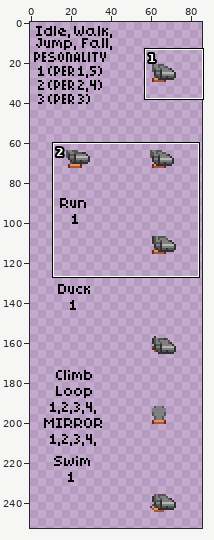
Edited in one commit: sprite sheet (items/armors/apex/apexnavy/chestf.png). The picture above shows the old version from afar; the outline marks the close-up.
Close-up. Before:
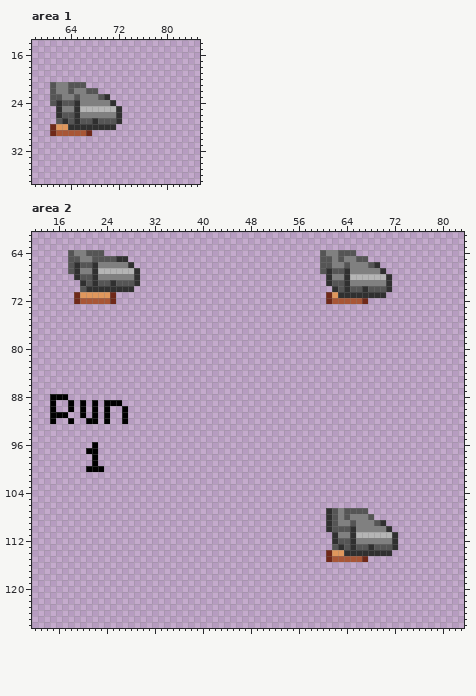
The file is 86x258 pixels. Shown: area 1: x 58..85, y 14..37; area 2: x 12..83, y 61..126. The wide view leaves out empty margins. The commit also changed other parts of the picture, which this record leaves out.
And afterwards:
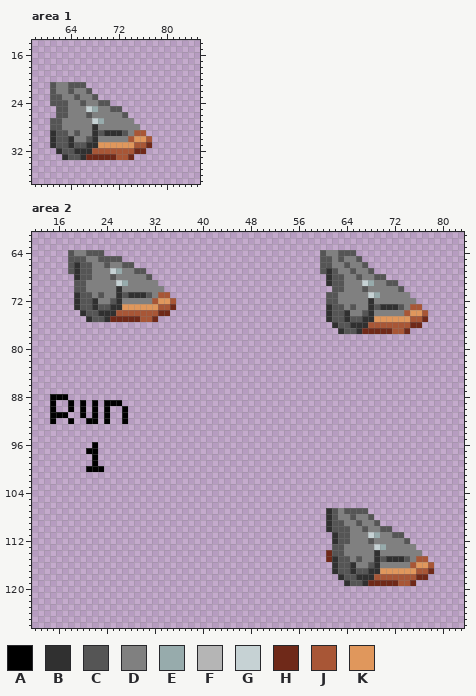
Palette (. is transparent): A #000000  B #303030  C #555555  D #808080  E #97abac  F #b5b5b5  G #c6d2d4  H #6f2919  J #a85636  K #e0975c
Edits made:
--- area 1
@@ x 58..85 @@
 21 ...CDDCCC...................
-22 ...CDDCDDCC.................
-23 ...CCDDCDDDCB...............
-24 ...CBCCBDDDDDB..............
-25 ....BDDBFFFFFFB.............
-26 ....BCCBDDDDDDB.............
-27 ....CBCBCCBCCCB.............
-28 ...HKKBBBBBBBB..............
-29 ...HJJJJJH..................
-30 ............................
-31 ............................
-32 ............................
-33 ............................
+22 ...CDDCDDC..................
+23 ...CCDDCDDC.................
+24 ...CCCDDCDDCC...............
+25 ....CCDDDGEDDCC.............
+26 ....CCDDDCDDDDDC............
+27 ...CCDDDDDGEDDDDD...........
+28 ...CCDDDDDBDDDDDDD..........
+29 ...BCCDCDDBCBBBCDJJ.........
+30 ...BCCBDDCBDDDDDJKKJ........
+31 ...BCCBCCBBKKKKKKJJH........
+32 ....BCCBBBJJJJJJJHH.........
+33 .....BCCBHHHHHJJH...........
 34 ............................
--- area 2
@@ x 12..83 @@
  64 ......CDDCCC....................................CDDCCC..................
- 65 ......CCDDCCCCBB................................CCDCDDCC................
- 66 ......CBCCBDDDDDB...............................CCDDCDDDCB..............
- 67 ......CBDDBFFFFFFB..............................CBCCBDDDDDB.............
- 68 .......BCCBDDDDDDB...............................BDDBFFFFFFB............
- 69 ........BCBCCBCCCB...............................BCCBDDDDDDB............
- 70 ........CBBBBBBBB.................................BCBCCBCCCB............
- 71 .......HKKKKKH...................................HKBBBBBBBB.............
- 72 .......HJJJJJH...................................HJJJJJH................
- 73 ........................................................................
- 74 ........................................................................
- 75 ........................................................................
- 76 ........................................................................
- 77 ........................................................................
+ 65 ......CCCDDCCCC.................................CCDCDDC.................
+ 66 ......CBCCDDCDDCC...............................CCDDCDDC................
+ 67 ......CBCCDDDGEDDCC.............................CBCDDCDDC...............
+ 68 .......BCCDDDCDDDDDC.............................BCCDDCDDCC.............
+ 69 .......CCDDDDDGEDDDDD............................BCCDDDGEDDCC...........
+ 70 .......CCDDDDDBDDDDDDD............................CCDDDCDDDDDC..........
+ 71 .......BCCDCDDBCBBBCDJJ..........................CCDDDDDGEDDDDD.........
+ 72 .......BCCBDDCBDDDDDJKKJ.........................CCDDDDDBDDDDDDD........
+ 73 .......BCCBCCBBKKKKKKJJH.........................BCCDCDDBCBBBCDJJ.......
+ 74 ........BCCBBBJJJJJJJHH..........................BCCBDDCBDDDDDJKKJ......
+ 75 .........BCCBHHHHHJJH............................BCCBCCBBKKKKKKJJH......
+ 76 ..................................................BCCBBBJJJJJJJHH.......
+ 77 ...................................................BCCBHHHHHJJH.........
  78 ........................................................................
@@ x 60..80 @@
 107 .BCDCCCC.............
-108 .BCDCDDDC............
-109 .BCDDCDDDCB..........
-110 .BCCCBDDDDDB.........
-111 ..BDDBFFFFFFB........
-112 ..BCCBDDDDDDB........
-113 ..CBCBCCBCCCB........
-114 .HKKBBBBBBBB.........
-115 .HJJJJJH.............
-116 .....................
-117 .....................
-118 .....................
-119 .....................
+108 .BCDDCDDC............
+109 .BCCDDCDDC...........
+110 .BCCCDDCDDCC.........
+111 ..BCCDDDGEDDCC.......
+112 ..BCCDDDCDDDDDC......
+113 ..CCDDDDDGEDDDDD.....
+114 .HCCDDDDDBDDDDDDD....
+115 .HBCCDCDDBCBBBCDJJ...
+116 ..BCCBDDCBDDDDDJKKJ..
+117 ..BCCBCCBBKKKKKKJJH..
+118 ...BCCBBBJJJJJJJHH...
+119 ....BCCBHHHHHJJH.....
 120 .....................
